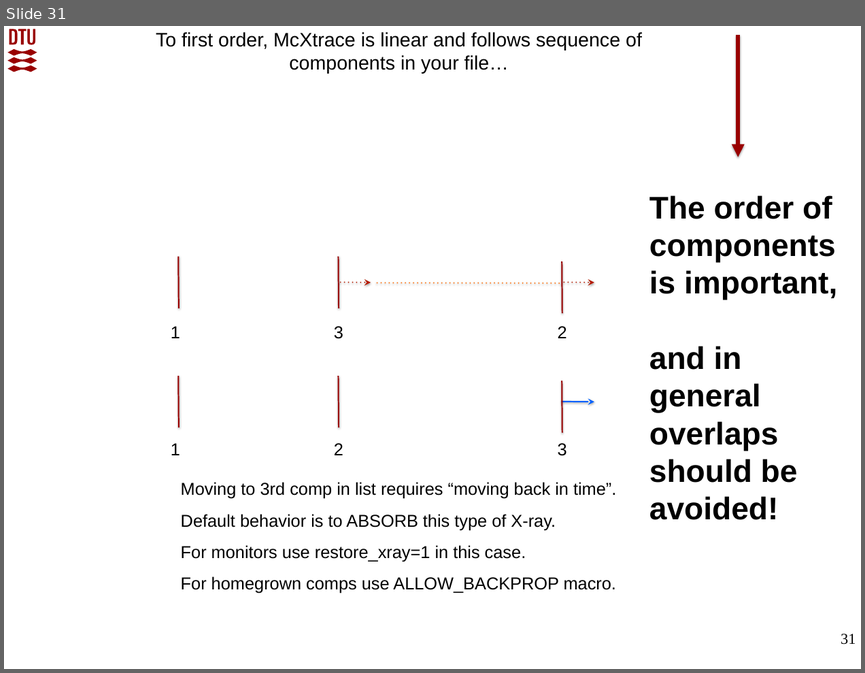
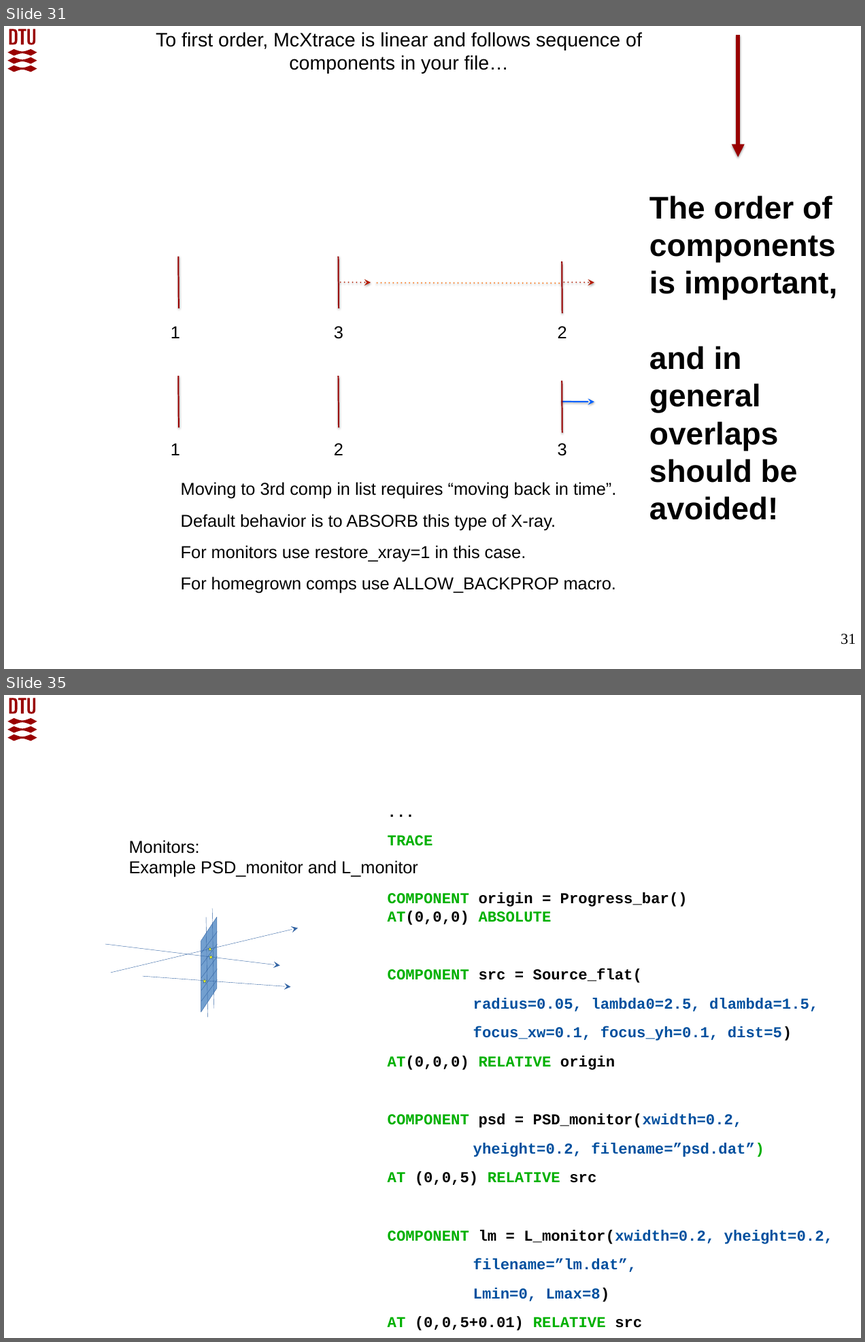
Before and after one commit to McStasMcXtrace/Schools, a slide deck: SOLEIL_March_2022/Day2_Thursday_March_10th/3_Components/McXtrace_component_and_instrument_concepts.pptx. Shown one above the other, each under a label of ours: slide 31 before the commit, slides 31 and 35 after it; the slides between them are not shown. The pictures are 865x673 and 865x1342 pixels, drawn with LibreOffice and Linux fonts; fonts in the diff are those of the drawing; background and template pictures are left out. Boxes give left, top, right and bottom in pixels: in the first picture for what was removed or moved away, otherwise in the second. Text is boxed around its words. In the diff, an @@ line names an element or a change of style, - is before the commit and + after.

Commit message:
Updates to include monitors

```diff
--- a/SOLEIL_March_2022/Day2_Thursday_March_10th/3_Components/McXtrace_component_and_instrument_concepts.pptx
+++ b/SOLEIL_March_2022/Day2_Thursday_March_10th/3_Components/McXtrace_component_and_instrument_concepts.pptx
@@ slide 35 added at box(4, 695, 861, 1338), background #FFFFFF; not listed: 1 template element that a slide beside it also shows @@
@@ text added at box(388, 835, 833, 1330), 14 pt, text #004F9E, bold @@
+...
+TRACE
+COMPONENT origin = Progress_bar()
+AT(0,0,0) ABSOLUTE
+COMPONENT src = Source_flat(
+radius=0.05, lambda0=2.5, dlambda=1.5,
+focus_xw=0.1, focus_yh=0.1, dist=5)
+AT(0,0,0) RELATIVE origin
+    COMPONENT psd = PSD_monitor(xwidth=0.2,
+            yheight=0.2, filename=”psd.dat”)
+AT (0,0,5) RELATIVE src
+COMPONENT lm = L_monitor(xwidth=0.2, yheight=0.2,
+filename=”lm.dat”,
+Lmin=0, Lmax=8)
+AT (0,0,5+0.01) RELATIVE src
@@ text added at box(129, 840, 418, 877), 16 pt, text #000000 @@
+Monitors:
+Example PSD_monitor and L_monitor
@@ group added at box(105, 909, 298, 1017): 7 lines, 4 freeform shapes, 3 arrows @@
```
Also in this commit, not shown: 14 other slides added, 2 other files.
